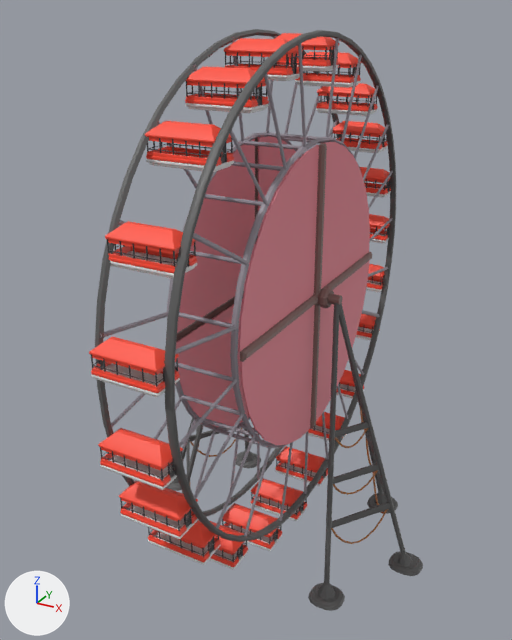
One commit to the FBX model Assets/3D_Assets/Props/Grande_roue.fbx: the scene before it, then after it.
Before and after are seen from a 50 mm camera at (46.5, -92.7, 83.9) aimed at (-2.2, -4.2, 39.6). Lighting does not change. The marker at lower left points along +X, +Y and +Z. Where no turn or scale is listed for an object, it has been applied to the vertices.

In view in the first picture: 'BézierCircle', 'BézierCircle.001', 'BézierCircle.002', 'BézierCircle.004', 'BézierCircle.005', 'BézierCircle.006', 'BézierCircle.007', 'BézierCircle.011', 'BézierCircle.012', 'BézierCircle.014', 'BézierCurve', 'Cube.181', 'Cube.380'.
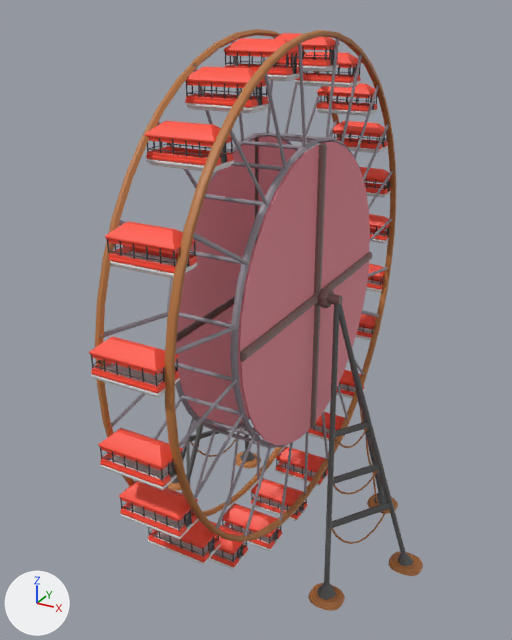
Location of each change, [x1, y1, x2, y2] in pixels of the pictures (512 x 640 px):
'BézierCircle.001', recoloured
    both: [164, 30, 396, 542]
'BézierCircle.002', recoloured
    both: [95, 29, 341, 517]
'Cube.380', recoloured
    both: [168, 452, 423, 611]

Patch to the scene script:
```diff
--- a/Assets/3D_Assets/Props/Grande_roue.fbx.py
+++ b/Assets/3D_Assets/Props/Grande_roue.fbx.py
@@ me_béziercircle_001 @@
 me_béziercircle_001.from_pydata(...)  # 480 vertices, 480 faces; spans x -0.6..0.6, y -37.0..37.0, z -37.0..37.0
-me_béziercircle_001.materials.append(mat_material_012)  # dark grey #5d5d5d
+me_béziercircle_001.materials.append(mat_material_014)  # orange #b8763f
@@ me_cube_381 @@
 me_cube_381.from_pydata(...)  # 288 vertices, 198 faces; spans x -42.8..8.4, y -15.4..15.4, z -0.5..0.3
-me_cube_381.materials.append(mat_material_012)  # dark grey #5d5d5d
+me_cube_381.materials.append(mat_material_014)  # orange #b8763f
@@ me_béziercircle_002 @@
 me_béziercircle_002.from_pydata(...)  # 288 vertices, 288 faces; spans x -0.6..0.6, y -37.0..37.0, z -37.0..37.0
-me_béziercircle_002.materials.append(mat_material_012)  # dark grey #5d5d5d
+me_béziercircle_002.materials.append(mat_material_014)  # orange #b8763f
```
